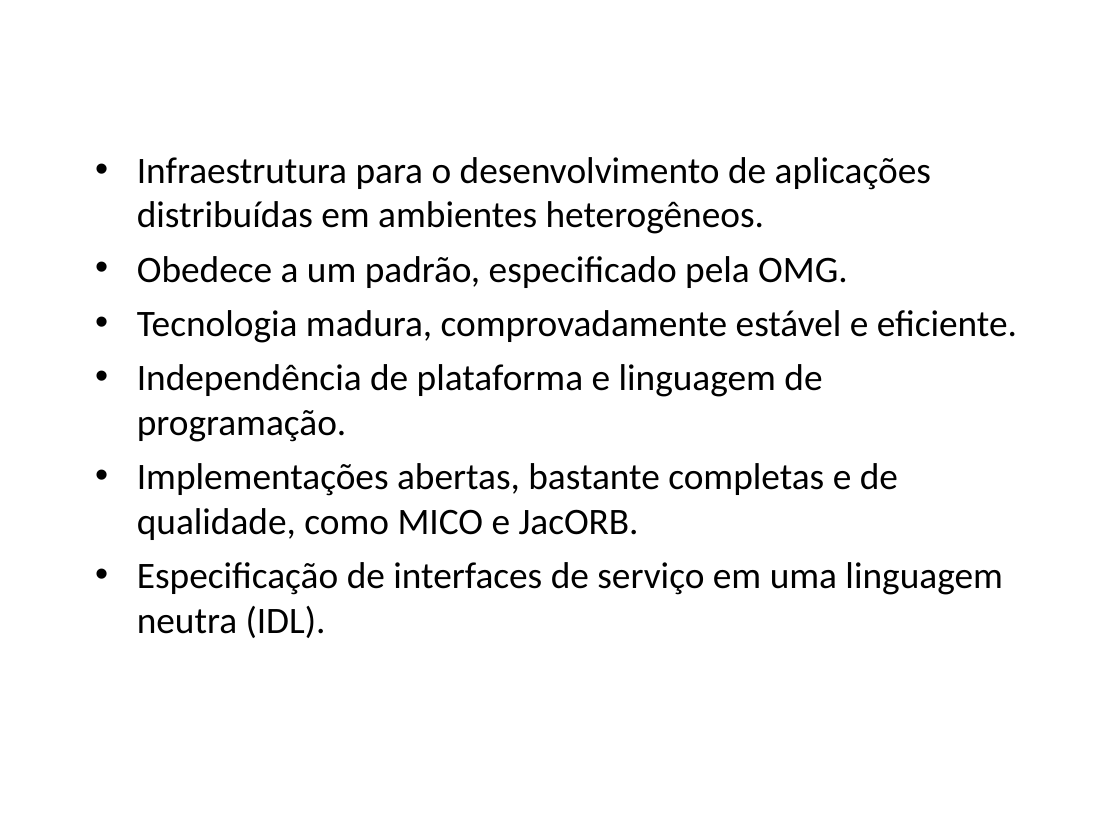
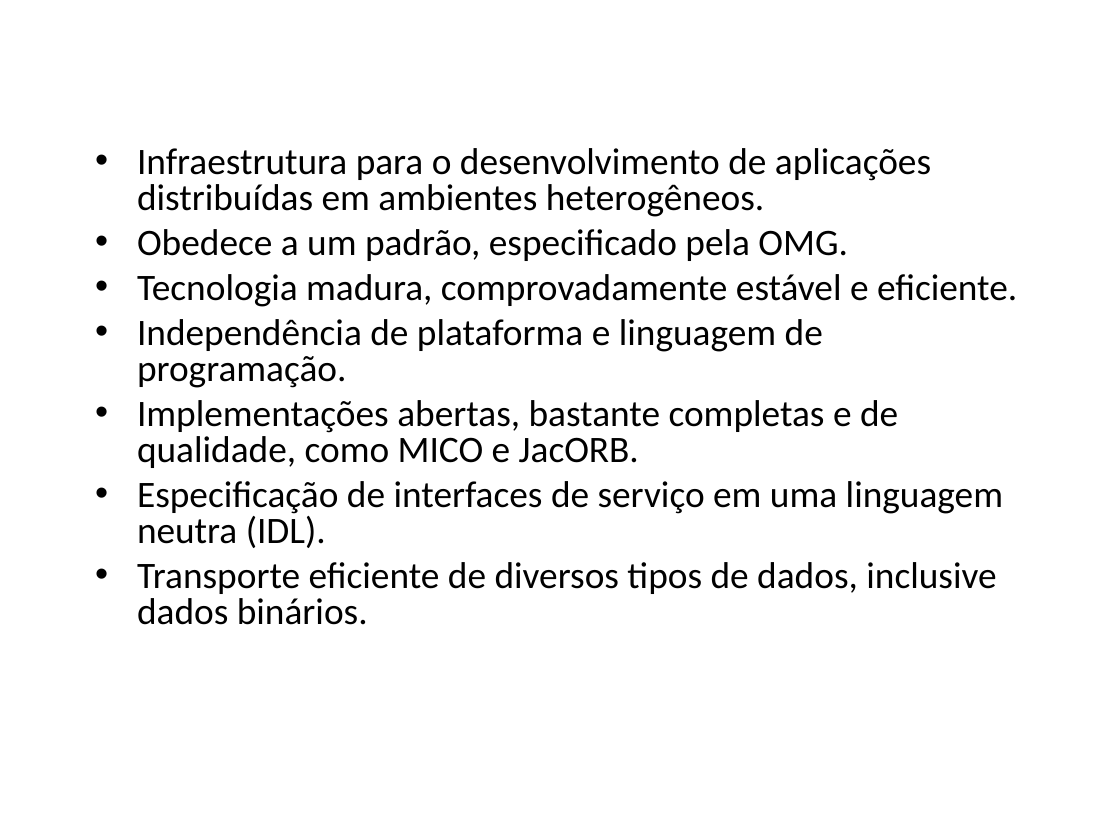
Before and after one commit to amadeubarbosa/openbus-core, a slide deck: slide 6 of docs/apresentacao/OpenBUS.ppt. Drawn at 1120x840 pixels with LibreOffice and Linux fonts; fonts in the diff are those of the drawing; background and template pictures are left out. Boxes give left, top, right and bottom in pixels: in the first picture for what was removed or moved away, otherwise in the second. Text is boxed around its words. In the diff, an @@ line names an element or a change of style, - is before the commit and + after.

Commit message:
# Arquivo corrigido com PowerPoint (OpenOffice gera problemas de fonts, figuras, etc no arquivo original gerado no MAC...)

```diff
--- a/docs/apresentacao/OpenBUS.ppt
+++ b/docs/apresentacao/OpenBUS.ppt
@@ text at bbox=[137, 148, 1017, 548]: indent changed; line spacing 1 to 0.8 @@
@@ text at bbox=[137, 562, 996, 625]: paragraph added @@
+• Transporte eficiente de diversos tipos de dados, inclusive dados binários.
```
Also in this commit, not shown: 20 other slides changed, 1 slide added, 3 slides removed.
